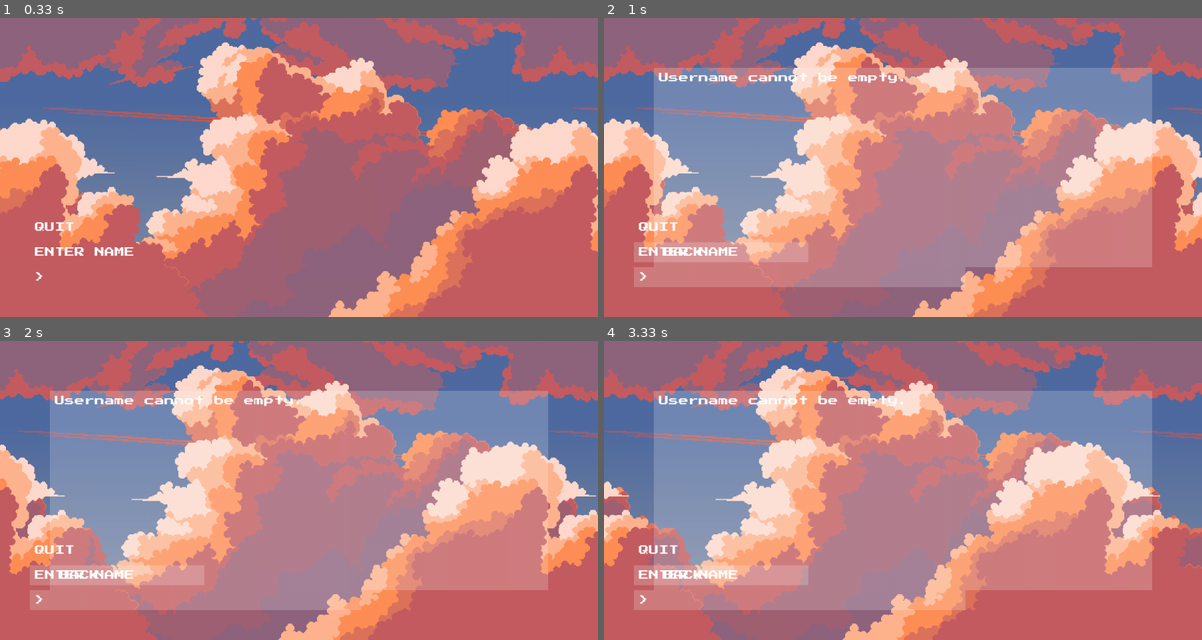
Above: before the commit, frames 1-4 (two rows, left to right).
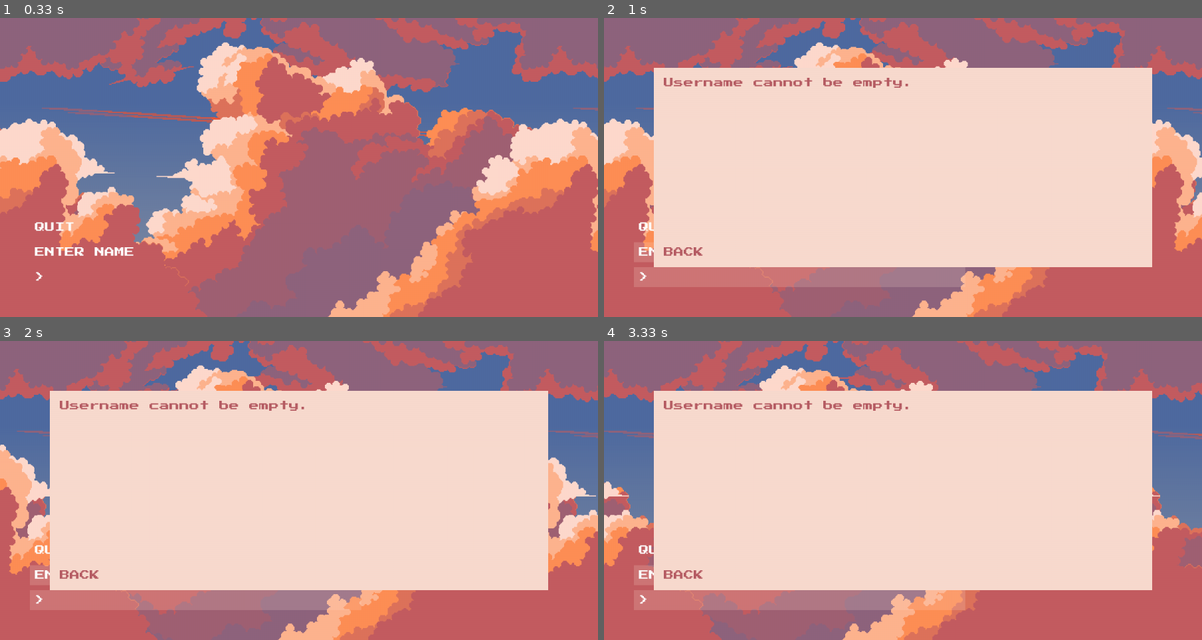
Above: after the commit, the same moments.

Repository: aurlaw0809/MazeGameOfSomeSort
Game: pygame game, started from home_pages.py
Two runs of this game, one before a commit and one after it. Both use one fixed random seed, a clock stepped at 60 frames per second and the inputs below.
Inputs (mouse positions are in pixels of both pictures, inside the frame that each line leads up to):
- Up to frame 1 (0.33 s): no input
- Up to frame 2 (1 s): click "ENTER NAME" at 0.38 s; tap Enter at 0.67 s
- Up to frame 3 (2 s): click "ENTER NAME" at 1.05 s; tap Enter at 1.33, 1.67 s
- Up to frame 4 (3.33 s): tap Space at 2 s; click (1058, 538) at 2.38 s; click (1022, 466) at 2.72 s; tap Enter at 3 s

Frame 1 is identical in both runs. In frame 2, 50% of the frame differs, in the area x 8-92%, y 16-84%; in frame 3, 51%; in frame 4, 50%.

Commit message:
pop_up redesigning yay!

Diff:
--- a/db_commands.py
+++ b/db_commands.py
@@ -116,13 +116,16 @@
     if is_name_taken(user_name):
         return False
     else:
+        return True
+
+def add_name_entered(user_name):
+
+    if not is_name_taken(user_name):
         write_new_name_query = f"""
                          INSERT INTO users_data (user_name, lvl_1, lvl_2, lvl_3)
                          VALUES ('{user_name}', 0, 0, 0);"""
         with sqlite3.connect("game_data.db") as conn:
             execute_write_query(conn, write_new_name_query)
-        return True
-
 
 #is_name_taken('starchy')
 #get_high_score('starchy', 1)
--- a/home_pages.py
+++ b/home_pages.py
@@ -33,10 +33,13 @@
 SCREEN_WIDTH = 1200
 SCREEN_HEIGHT = 600
 
-POP_UP_COLOUR = (255, 255, 255, 50)
+POP_UP_COLOUR = (249, 219, 207)
 POP_UP_CORNER_DISTANCE = 100
 POP_UP_WIDTH = SCREEN_WIDTH - POP_UP_CORNER_DISTANCE * 2
 POP_UP_HEIGHT = SCREEN_HEIGHT - POP_UP_CORNER_DISTANCE * 2
+POP_UP_TEXT_COLOUR = (183, 93, 100)
+POP_UP_BUTTON_INACTIVE_COLOUR = (244, 183, 149, 0)
+POP_UP_BUTTON_ACTIVE_COLOUR = (244, 183, 149, 50)
 
 CORNER_DISTANCE = 50
 
@@ -46,8 +49,8 @@
 BUTTON_TEXT_X = 10
 BUTTON_TEXT_Y = 10
 
-BUTTON_INACTIVE_COLOUR = (255, 255, 255, 0)
-BUTTON_ACTIVE_COLOUR = (255, 255, 255, 50)
+BUTTON_INACTIVE_COLOUR = (249, 219, 207, 0)
+BUTTON_ACTIVE_COLOUR = (249, 219, 207, 50)
 
 BUTTON_WIDTH = 350
 BUTTON_HEIGHT = 40
@@ -119,8 +122,8 @@
         pop_up_buttons = ButtonList(screen, BUTTON_X, BUTTON_Y,
                              BUTTON_WIDTH, BUTTON_HEIGHT, BUTTON_SPACING,
                              NUMBER_OF_BUTTONS, BUTTON_NAMES, BUTTON_TYPES, BUTTON_ACTIONS,
-                             BUTTON_INACTIVE_COLOUR, BUTTON_ACTIVE_COLOUR,
-                             BUTTON_TEXT_COLOUR, BUTTON_TEXT_FONT, BUTTON_TEXT_X, BUTTON_TEXT_Y)
+                             POP_UP_BUTTON_INACTIVE_COLOUR, POP_UP_BUTTON_ACTIVE_COLOUR,
+                             POP_UP_TEXT_COLOUR, BUTTON_TEXT_FONT, BUTTON_TEXT_X, BUTTON_TEXT_Y)
 
     else:
         pop_up_buttons = None
@@ -137,8 +140,8 @@
 
         pop_up_buttons.draw()
 
-        text = BUTTON_TEXT_FONT.render(f"{pop_ups[current_pop_up][4]}", True, BUTTON_TEXT_COLOUR)
-        screen.blit(text, (POP_UP_CORNER_DISTANCE + BUTTON_SPACING, POP_UP_CORNER_DISTANCE + BUTTON_SPACING))
+        text = BUTTON_TEXT_FONT.render(f"{pop_ups[current_pop_up][4]}", True, POP_UP_TEXT_COLOUR)
+        screen.blit(text, (POP_UP_CORNER_DISTANCE + BUTTON_SPACING + BUTTON_TEXT_X, POP_UP_CORNER_DISTANCE + BUTTON_SPACING + BUTTON_TEXT_Y))
 
 #-----------------------------------------------------------------------------------------------------------------------------------
 
@@ -154,7 +157,6 @@
 pop_up_buttons = update_pop_ups(current_pop_up)
 
 start_page = True
-initial_name_done = False
 
 user_name = ''
 
@@ -244,6 +246,7 @@
                                 test_name = buttons.get_list_buttons()[buttons.get_chosen_button()].get_user_text()
                                 buttons.get_list_buttons()[buttons.get_chosen_button()].unselected_text_box()
 
+                                submit_new_user_name_input(test_name)
                                 user_name = test_name
                                 pages['SP1'][1][1] = test_name
                                 pages['SP2'][1][2] = test_name
@@ -341,6 +344,7 @@
                             test_name = buttons.get_list_buttons()[buttons.get_chosen_button()].get_user_text()
                             buttons.get_list_buttons()[buttons.get_chosen_button()].unselected_text_box()
 
+                            submit_new_user_name_input(test_name)
                             user_name = test_name
                             pages['SP1'][1][1] = test_name
                             pages['SP2'][1][2] = test_name
--- a/home_pages_functions.py
+++ b/home_pages_functions.py
@@ -52,5 +52,7 @@
     return sound_effects_running, music_running
 
 def validate_user_name_input(user_name):
+    return name_entered(user_name)
 
-    return name_entered(user_name)
+def submit_new_user_name_input(user_name):
+    add_name_entered(user_name)
